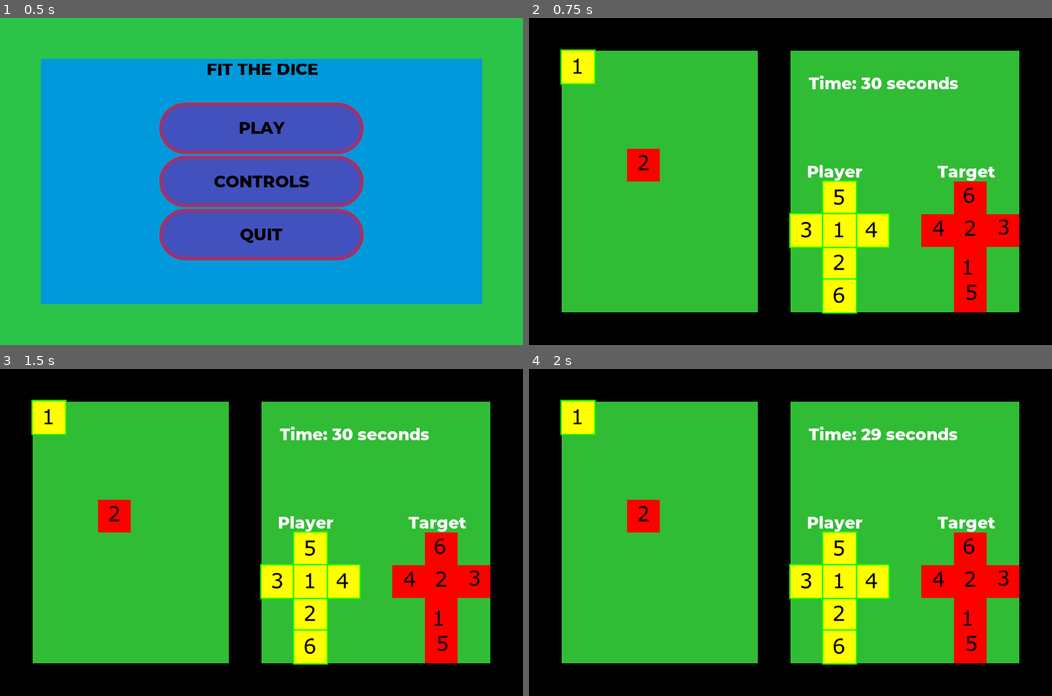
Above: before the commit, frames 1-4 (two rows, left to right).
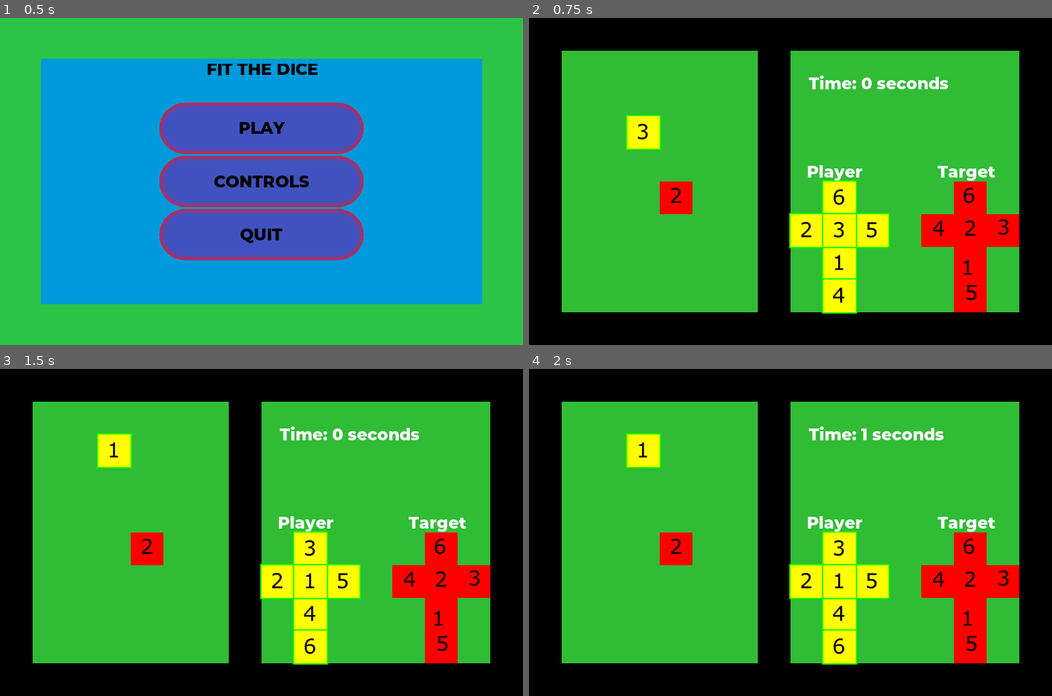
Above: after the commit, the same moments.

Repository: Dharik-Anwar/Fit-the-dice
Game: Godot game, scene res://sources/UI/Menus/Main Menu.tscn
Two runs of this game, one before a commit and one after it. Both use one fixed random seed, a clock stepped at 60 frames per second and the inputs below. The engine's default icon, where the game draws it, is replaced by a stand-in: a white triangle on a blue panel in a dark square.
Inputs:
- Up to frame 1 (0.5 s): no input
- Up to frame 2 (0.75 s): click "PLAY" at 0.5 s
- Up to frame 3 (1.5 s): tap Enter at 1.25 s; hold Up (UP) from 1.28 s (still down)
- Up to frame 4 (2 s): keep holding Up (UP)

Frame 1 is identical in both runs. In frame 2, 3.3% of the frame differs, in the area x 6-82%, y 9-88%; in frame 3, 3.2%; in frame 4, 3.3%.

Commit message:
Saved Changes

Diff:
--- a/project.godot
+++ b/project.godot
@@ -10,7 +10,6 @@
 
 _global_script_classes=[  ]
 _global_script_class_icons={
-
 }
 
 [application]
@@ -26,6 +25,7 @@
 [display]
 
 window/size/height=640
+window/size/fullscreen=true
 window/size/always_on_top=true
 window/size/test_width=512
 window/size/test_height=320
@@ -35,31 +35,31 @@
 
 LEFT={
 "deadzone": 0.5,
-"events": [ Object(InputEventKey,"resource_local_to_scene":false,"resource_name":"","device":0,"alt":false,"shift":false,"control":false,"meta":false,"command":false,"pressed":false,"scancode":16777231,"unicode":0,"echo":false,"script":null)
-, Object(InputEventKey,"resource_local_to_scene":false,"resource_name":"","device":0,"alt":false,"shift":false,"control":false,"meta":false,"command":false,"pressed":false,"scancode":65,"unicode":0,"echo":false,"script":null)
+"events": [ Object(InputEventKey,"resource_local_to_scene":false,"resource_name":"","device":0,"alt":false,"shift":false,"control":false,"meta":false,"command":false,"pressed":false,"scancode":16777231,"physical_scancode":0,"unicode":0,"echo":false,"script":null)
+, Object(InputEventKey,"resource_local_to_scene":false,"resource_name":"","device":0,"alt":false,"shift":false,"control":false,"meta":false,"command":false,"pressed":false,"scancode":65,"physical_scancode":0,"unicode":0,"echo":false,"script":null)
  ]
 }
 RIGHT={
 "deadzone": 0.5,
-"events": [ Object(InputEventKey,"resource_local_to_scene":false,"resource_name":"","device":0,"alt":false,"shift":false,"control":false,"meta":false,"command":false,"pressed":false,"scancode":16777233,"unicode":0,"echo":false,"script":null)
-, Object(InputEventKey,"resource_local_to_scene":false,"resource_name":"","device":0,"alt":false,"shift":false,"control":false,"meta":false,"command":false,"pressed":false,"scancode":68,"unicode":0,"echo":false,"script":null)
+"events": [ Object(InputEventKey,"resource_local_to_scene":false,"resource_name":"","device":0,"alt":false,"shift":false,"control":false,"meta":false,"command":false,"pressed":false,"scancode":16777233,"physical_scancode":0,"unicode":0,"echo":false,"script":null)
+, Object(InputEventKey,"resource_local_to_scene":false,"resource_name":"","device":0,"alt":false,"shift":false,"control":false,"meta":false,"command":false,"pressed":false,"scancode":68,"physical_scancode":0,"unicode":0,"echo":false,"script":null)
  ]
 }
 UP={
 "deadzone": 0.5,
-"events": [ Object(InputEventKey,"resource_local_to_scene":false,"resource_name":"","device":0,"alt":false,"shift":false,"control":false,"meta":false,"command":false,"pressed":false,"scancode":16777232,"unicode":0,"echo":false,"script":null)
-, Object(InputEventKey,"resource_local_to_scene":false,"resource_name":"","device":0,"alt":false,"shift":false,"control":false,"meta":false,"command":false,"pressed":false,"scancode":87,"unicode":0,"echo":false,"script":null)
+"events": [ Object(InputEventKey,"resource_local_to_scene":false,"resource_name":"","device":0,"alt":false,"shift":false,"control":false,"meta":false,"command":false,"pressed":false,"scancode":16777232,"physical_scancode":0,"unicode":0,"echo":false,"script":null)
+, Object(InputEventKey,"resource_local_to_scene":false,"resource_name":"","device":0,"alt":false,"shift":false,"control":false,"meta":false,"command":false,"pressed":false,"scancode":87,"physical_scancode":0,"unicode":0,"echo":false,"script":null)
  ]
 }
 DOWN={
 "deadzone": 0.5,
-"events": [ Object(InputEventKey,"resource_local_to_scene":false,"resource_name":"","device":0,"alt":false,"shift":false,"control":false,"meta":false,"command":false,"pressed":false,"scancode":16777234,"unicode":0,"echo":false,"script":null)
-, Object(InputEventKey,"resource_local_to_scene":false,"resource_name":"","device":0,"alt":false,"shift":false,"control":false,"meta":false,"command":false,"pressed":false,"scancode":83,"unicode":0,"echo":false,"script":null)
+"events": [ Object(InputEventKey,"resource_local_to_scene":false,"resource_name":"","device":0,"alt":false,"shift":false,"control":false,"meta":false,"command":false,"pressed":false,"scancode":16777234,"physical_scancode":0,"unicode":0,"echo":false,"script":null)
+, Object(InputEventKey,"resource_local_to_scene":false,"resource_name":"","device":0,"alt":false,"shift":false,"control":false,"meta":false,"command":false,"pressed":false,"scancode":83,"physical_scancode":0,"unicode":0,"echo":false,"script":null)
  ]
 }
 PAUSE={
 "deadzone": 0.5,
-"events": [ Object(InputEventKey,"resource_local_to_scene":false,"resource_name":"","device":0,"alt":false,"shift":false,"control":false,"meta":false,"command":false,"pressed":false,"scancode":16777217,"unicode":0,"echo":false,"script":null)
+"events": [ Object(InputEventKey,"resource_local_to_scene":false,"resource_name":"","device":0,"alt":false,"shift":false,"control":false,"meta":false,"command":false,"pressed":false,"scancode":16777217,"physical_scancode":0,"unicode":0,"echo":false,"script":null)
  ]
 }
 
--- a/sources/Characters/Player/Player.gd
+++ b/sources/Characters/Player/Player.gd
@@ -1,9 +1,8 @@
 extends KinematicBody2D
 
+signal match_pattern
 
-onready var player = $"."
 onready var anim_sprite = $AnimatedSprite
-
 
 const direction_keys = {
 	"LEFT": Vector2.LEFT,
@@ -24,31 +23,19 @@
 var collision
 
 func _ready() -> void:
-	initialize_face()
 	anim_sprite.frame = face_pieces.TOP - 1
 
-func _physics_process(delta: float) -> void:
+
+func _physics_process(_delta: float) -> void:
 	var input_key = recive_input()
 	if input_key == null:
 		return
-
 	move(input_key)
 
 func move(input: String):
 	velocity = direction_keys[input]*64
 	collision = move_and_collide(velocity)
 	faces(input, collision)
-
-
-func initialize_face():
-	randomize()
-	var number_roll = randi() % 10
-	for i in range(number_roll):
-		var rand = randi() % 10 + 1
-		if rand%2 == 0:
-			roll("TOP", "LEFT", "BOTTOM", "RIGHT")
-		else:
-			roll("TOP", "FRONT", "BOTTOM", "BACK")
 
 func faces(input, collision):
 	if collision != null:
@@ -83,3 +70,8 @@
 		if inputs[key] == true:
 			input = key
 	return input
+
+
+func _on_TargetDetector_area_entered(area: Area2D) -> void:
+	if face_pieces.hash() == area.pieces.hash():
+		emit_signal("match_pattern")
--- a/sources/Characters/Player/Player.tscn
+++ b/sources/Characters/Player/Player.tscn
@@ -1,9 +1,12 @@
-[gd_scene load_steps=4 format=2]
+[gd_scene load_steps=5 format=2]
 
 [ext_resource path="res://sources/Resources/Player.tres" type="SpriteFrames" id=1]
 [ext_resource path="res://sources/Characters/Player/Player.gd" type="Script" id=3]
 
 [sub_resource type="RectangleShape2D" id=1]
+extents = Vector2( 32, 32 )
+
+[sub_resource type="RectangleShape2D" id=2]
 extents = Vector2( 32, 32 )
 
 [node name="Player" type="KinematicBody2D"]
@@ -26,3 +29,10 @@
 limit_right = 1024
 limit_bottom = 600
 smoothing_enabled = true
+
+[node name="TargetDetector" type="Area2D" parent="."]
+
+[node name="CollisionShape2D" type="CollisionShape2D" parent="TargetDetector"]
+shape = SubResource( 2 )
+
+[connection signal="area_entered" from="TargetDetector" to="." method="_on_TargetDetector_area_entered"]
--- a/sources/Characters/Target/Target.gd
+++ b/sources/Characters/Target/Target.gd
@@ -1,24 +1,29 @@
 extends Area2D
 
-signal match_pattern
 
-onready var target = $"."
 onready var anim_sprite = $AnimatedSprite
-onready var player = $".".get_parent().get_child(2)
 
-var pieces
 
-func _ready() -> void:
-	pieces = {
+const keys = ["RIGHT", "DOWN", "UP", "LEFT"]
+const direction_keys = {
+	"LEFT": Vector2.LEFT,
+	"DOWN": Vector2.DOWN,
+	"UP": Vector2.UP,
+	"RIGHT": Vector2.RIGHT
+}
+
+var pieces = {
 	"BACK": 6,
 	"BOTTOM": 4,
 	"FRONT": 1,
 	"LEFT": 2,
 	"RIGHT": 5,
 	"TOP": 3
-	}
+}
+
+func _ready() -> void:
 	initialize_face()
-	anim_sprite.frame = pieces.TOP - 1
+	anim_sprite.frame = pieces["TOP"] - 1
 
 func initialize_face():
 	randomize()
@@ -26,9 +31,20 @@
 	for i in range(number_roll):
 		var rand = randi() % 10 + 1
 		if rand%2 == 0:
-			roll("TOP", "LEFT", "BOTTOM", "RIGHT")
+			faces("RIGHT")
 		else:
-			roll("TOP", "FRONT", "BOTTOM", "BACK")
+			faces("DOWN")
+
+func faces(input):
+	if input == "RIGHT":
+		roll("TOP", "LEFT", "BOTTOM", "RIGHT")
+	elif input == "LEFT":
+		roll("TOP", "RIGHT", "BOTTOM", "LEFT")
+	elif input == "UP":
+		roll("TOP", "FRONT", "BOTTOM", "BACK")
+	elif input == "DOWN":
+		roll("TOP", "BACK", "BOTTOM", "FRONT")
+	anim_sprite.frame = pieces.TOP - 1
 
 func roll(A, B, C, D):
 	var temp = pieces[A]
@@ -36,7 +52,3 @@
 	pieces[B] = pieces[C]
 	pieces[C] = pieces[D]
 	pieces[D] = temp
-
-func _on_Target_body_entered(body: Node) -> void:
-	if body.face_pieces.hash() == pieces.hash():
-		emit_signal("match_pattern")
--- a/sources/Characters/Target/Target.tscn
+++ b/sources/Characters/Target/Target.tscn
@@ -16,4 +16,3 @@
 
 [node name="CollisionShape2D" type="CollisionShape2D" parent="."]
 shape = SubResource( 1 )
-[connection signal="body_entered" from="." to="." method="_on_Target_body_entered"]
--- a/sources/Characters/Target/Target_sprite.gd
+++ b/sources/Characters/Target/Target_sprite.gd
@@ -10,11 +10,11 @@
 func _ready() -> void:
 	faces = target.pieces
 	keys = faces.keys()
+	animate(keys)
 
-func _process(delta: float) -> void:
-	animate()
 
-func animate():
-	for key in keys:
+
+func animate(_keys):
+	for key in _keys:
 		var face = sprite.find_node(key)
 		face.frame = faces[key] - 1
--- a/sources/UI/Menus/Controls Menu.tscn
+++ b/sources/UI/Menus/Controls Menu.tscn
@@ -9,9 +9,6 @@
 anchor_right = 1.0
 anchor_bottom = 1.0
 theme = ExtResource( 1 )
-__meta__ = {
-"_edit_use_anchors_": false
-}
 
 [node name="Background" type="TextureRect" parent="."]
 anchor_right = 1.0
--- a/sources/UI/Menus/Main Menu.tscn
+++ b/sources/UI/Menus/Main Menu.tscn
@@ -11,9 +11,6 @@
 anchor_right = 1.0
 anchor_bottom = 1.0
 theme = ExtResource( 1 )
-__meta__ = {
-"_edit_use_anchors_": false
-}
 
 [node name="Background" type="TextureRect" parent="."]
 anchor_right = 1.0
--- a/sources/World/Level.gd
+++ b/sources/World/Level.gd
@@ -1,26 +1,21 @@
 extends Node2D
 
-var time = 30
+var time = 0
 
 func _ready() -> void:
 	Input.set_mouse_mode(Input.MOUSE_MODE_CAPTURED)
 
-func _on_Target_match_pattern() -> void:
+func _process(delta: float) -> void:
+	$GUI/Time.text = "\n \t \t \t Time: %s seconds" % time
+	if $"GUI/Pause Menu".visible == false:
+		Input.set_mouse_mode(Input.MOUSE_MODE_CAPTURED)
+
+func _on_Timer_timeout() -> void:
+	time +=1
+
+func _on_Player_match_pattern() -> void:
 	$Timer.stop()
 	get_tree().paused = true
 	$"GUI/Pause Menu".visible = true
 	Input.set_mouse_mode(Input.MOUSE_MODE_VISIBLE)
-	$GUI/Done.text = "You finish the game\nin %s seconds" % (30-time)
-
-func _process(delta: float) -> void:
-	$GUI/Time.text = "\n \t \t \t Time: %s seconds" % time
-	if time == 0:
-		$Timer.stop()
-		$GUI/Done.text = "Time is up"
-		$GUI.pause = not $GUI.pause
-		Input.set_mouse_mode(Input.MOUSE_MODE_VISIBLE)
-	if $"GUI/Pause Menu".visible == false:
-		Input.set_mouse_mode(Input.MOUSE_MODE_CAPTURED)
-
-func _on_Timer_timeout() -> void:
-	time -=1
+	$GUI/Done.text = "You finish the game\nin %s seconds" % (time)
--- a/sources/World/Level.tscn
+++ b/sources/World/Level.tscn
@@ -20,10 +20,10 @@
 tile_data = PoolIntArray( 0, 1, 0, 1, 1, 0, 2, 1, 0, 3, 1, 0, 4, 1, 0, 5, 1, 0, 6, 1, 0, 7, 1, 0, 8, 1, 0, 9, 1, 0, 10, …(2057 unchanged characters)…
 
 [node name="Target" parent="." instance=ExtResource( 4 )]
-position = Vector2( 224, 288 )
+position = Vector2( 288, 352 )
 
 [node name="Player" parent="." instance=ExtResource( 3 )]
-position = Vector2( 96, 96 )
+position = Vector2( 224, 224 )
 
 [node name="Player_sprite" parent="." instance=ExtResource( 5 )]
 position = Vector2( 608, 416 )
@@ -125,5 +125,6 @@
 __meta__ = {
 "_edit_use_anchors_": false
 }
-[connection signal="match_pattern" from="Target" to="." method="_on_Target_match_pattern"]
+
+[connection signal="match_pattern" from="Player" to="." method="_on_Player_match_pattern"]
 [connection signal="timeout" from="Timer" to="." method="_on_Timer_timeout"]
Not shown, added: assets/Background/Img.png.import
